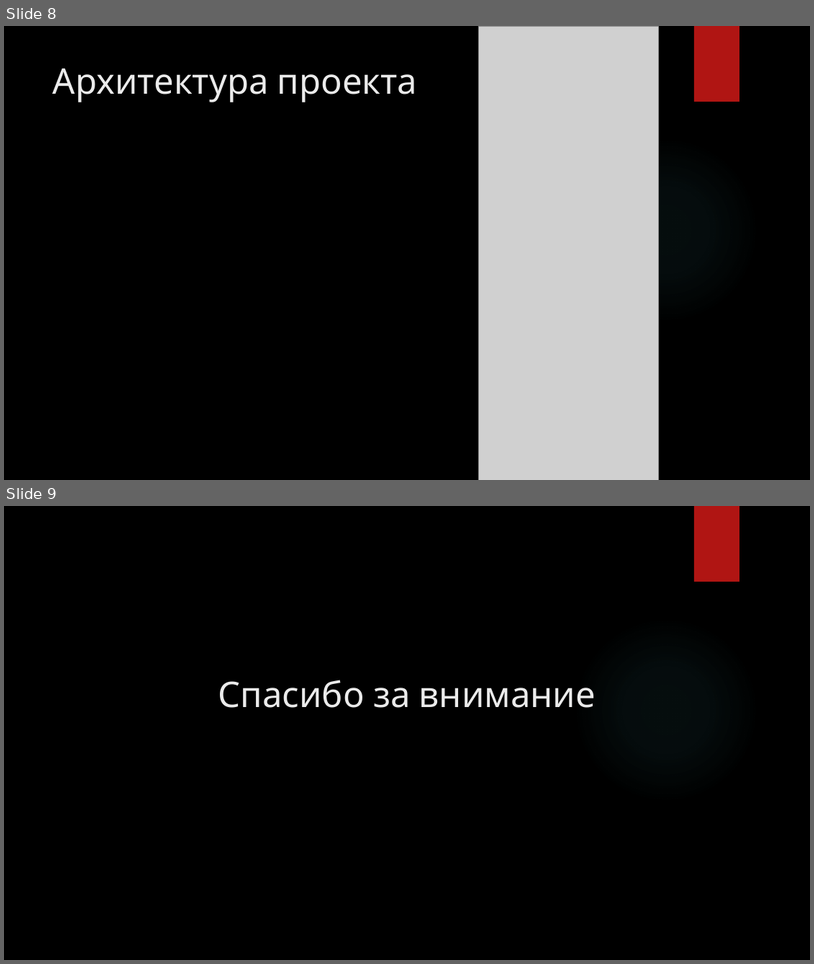
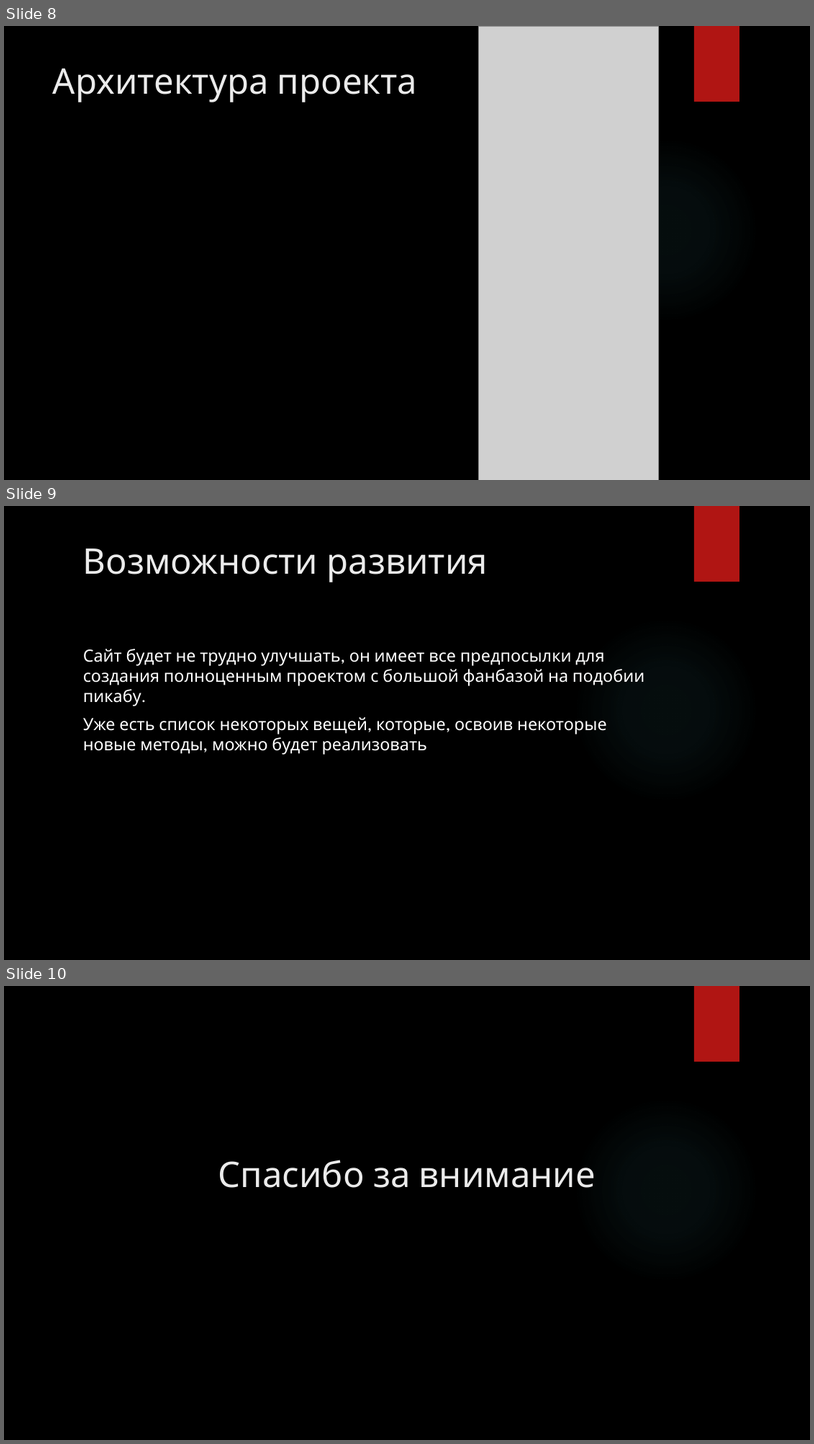
Before and after one commit to TuDUs98/Project_html, a slide deck: КакТак!.pptx. Shown one above the other, each under a label of ours: slides 8 and 9 before the commit, slides 8, 9 and 10 after it. The pictures are 814x964 and 814x1444 pixels, drawn with LibreOffice and Linux fonts; fonts in the diff are those of the drawing; grey boxes stand for pictures; background and template pictures are left out. Boxes give left, top, right and bottom in pixels: in the first picture for what was removed or moved away, otherwise in the second. Text is boxed around its words. In the diff, an @@ line names an element or a change of style, - is before the commit and + after.

Commit message:
Доделал презентацию

```diff
--- a/КакТак!.pptx
+++ b/КакТак!.pptx
@@ slide 9 added at bbox=[4, 506, 810, 960], background picture (left out); not listed: 2 template elements that a slide beside it also shows @@
@@ title added at bbox=[83, 548, 489, 582], 42 pt, text #EBEBEB @@
+Возможности развития
@@ text added at bbox=[83, 649, 645, 754], 20 pt, text #FFFFFF @@
+Сайт будет не трудно улучшать, он имеет все предпосылки для создания полноценным проектом с большой фанбазой на подобии пикабу.
+Уже есть список некоторых вещей, которые, освоив некоторые новые методы, можно будет реализовать
@@ what was slide 9 is now slide 10 @@
```
